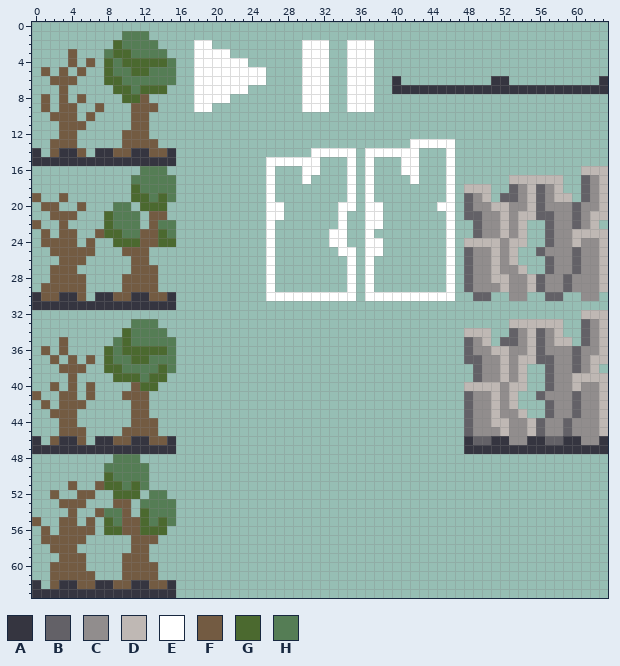
A pixel-art file gets an edit: NonUnitySources/Aseprite/Sprites Assorted.aseprite. Above, as it was before the edit.
64x64 pixels, 1 frame.
Palette (. is transparent): A #353540  B #636167  C #918d8d  D #bfb8b4  E #ffffff  F #735b42  G #4b692f  H #557d55
Pixels before (only the part around the change), first column x 0:
 0 ................................................................
 1 ..........HHH...................................................
 2 .........GHHHH....EE..........EEE..EEE..........................
 3 ....F...HGGHHHH...EEEE........EEE..EEE..........................
 4 ....F.F.GHGGGGGH..EEEEEE......EEE..EEE..........................
 5 .F.F.F..GHHGGHHH..EEEEEEEE....EEE..EEE..........................
 6 ..FFF...GGHHHHHH..EEEEEEEE....EEE..EEE..A..........AA..........A
 7 ...F.....GGHGGG...EEEEEE......EEE..EEE..AAAAAAAAAAAAAAAAAAAAAAAA
 8 .F.F.F....GGF.....EEEE........EEE..EEE..........................
 9 .F.FF..F...FFF....EE..........EEE..EEE..........................
10 ..FFF.F....FF...................................................
11 ...FFF.....FF...................................................
12 ...FF.....FFF...................................................
13 ..FFF.....FFFF............................EEEEE.................
14 A.FAAF.AAFFAAFFA...............EEEEE.EEEEEE...E.................
15 AAAAAAAAAAAAAAAA..........EEEEEE...E.E...EE...E.................
16 ............HHH...........E...EE...E.E...EE...E..............DDD
17 ...........HHHHH..........E...E....E.E....E...E......DDDDDD..BCD
18 ...........GHHHH..........E........E.E........E.DDD..BCDBCD..BCD
19 F..F.......GGHGH..........E........E.E........E.BCD.BBCDBCDD.BCD
20 .FF..F...HH.GGG...........EE......EE.EE......EE.BCCDDCCDBCCCBCCD
21 ..FFF...GHHH.FF...........EE......E..EE.......E.BBCCDCDDBBCCBCDD
22 F..F....GHHH.FHH..........E.......E..EE.......E..BCCDCD..BCCBCD.
23 .F.FF..FGGHHFFGH..........E......EE..E........E..BCCDCD..BCCDDDD
24 .FFFF.F..GGGFFGG..........E......EE..EE.......E.DDDDCDD..BCCDCCD
25 ..FFFFF...FFF.............E.......EE.EE.......E.BCCDCD..BCCCBCCD
26 ...FFF.....FF.............E........E.E........E.BCCDCD...BCCBCCD
27 ..FFF......FFF............E........E.E........E.BCCDCCD..BCCBCCD
28 ..FFFF....FFFF............E........E.E........E.BCCDDCCDBCCBCCCD
29 .FFFFF....FFFF............E........E.E........E.BCCCDCCDBCCBCCCD
30 AFFAAF.AAFFAAFFA..........EEEEEEEEEE.EEEEEEEEEE..BB..CC..BB..CC.
31 AAAAAAAAAAAAAAAA................................................
32 .............................................................DDD
33 ...........HHH.......................................DDDDDD..BCD
34 ..........GHHHH.................................DDD..BCDBCD..BCD
35 ...F.....HGHHHHH................................BCD.BBCDBCDD.BCD
36 .F.F....GHGGGGGH................................BCCDDCCDBCCCBCCD
37 ..F.F.F.GHHGGHHH................................BBCCDCDDBBCCBCDD
38 ...FFF..GGHHHHGH.................................BCCDCD..BCCBCD.
39 ....F....GGGHGG..................................BCCDCD..BCCDDDD
40 ..F.F.F....FGG..................................DDDDCDD..BCCDCCD
41 F..FF.F...FFF...................................BCCDCD..BCCCBCCD
42 .F.FFF.....FF...................................BCCDCD...BCCBCCD
43 ..FFF......FF...................................BCCDCCD..BCCBCCD
44 ...FF......FFF..................................BCCDDCCDBCCBCCCD
45 ...FFF....FFFF..................................BCCCDCCDBCCBCCCD
46 A.FAAF.AAFFAAFFA................................ABBAACCAABBAACCA
47 AAAAAAAAAAAAAAAA................................AAAAAAAAAAAAAAAA
48 .........HHH....................................................
49 ........HHHHH...................................................
50 ........GHHHH...................................................
51 ....F..FGGHGH...................................................
52 ..F..FF..GGG.HH.................................................
53 ...FFF...FF.HHHH................................................
54 ....F..FHHF.GHHH................................................
55 F..FF.F.GHFFGHGH................................................
56 .F.FFFF.GGFFGGG.................................................
57 .FFFFF.....FFF..................................................
58 ..FFF......FF...................................................
59 ...FFF....FFF...................................................
60 ..FFFF....FFFF..................................................
61 ..FFFFF...FFFF..................................................
62 A.FAAFFAAFFAAFFA................................................
63 AAAAAAAAAAAAAAAA................................................
Once edited:
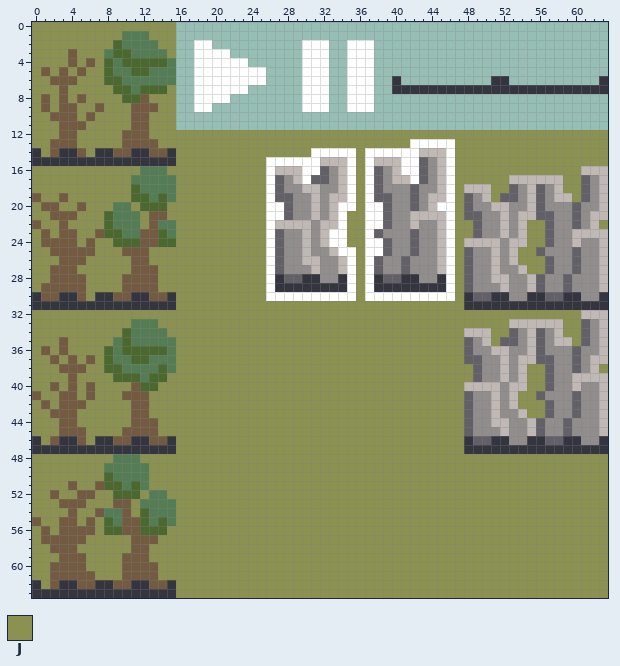
Colours new in this view: J #8b9150
Diff:
layer "Background" now shown
layer "Colliders" now shown
layer "Things being outlined" now shown
Changed rows in their new state; - is an unchanged pixel.
Layers "Things being outlined", "Colliders", "Background":
first column x 0:
 0 JJJJJJJJJJJJJJJJ------------------------------------------------
 1 JJJJJJJJJJ---JJJ------------------------------------------------
 2 JJJJJJJJJ-----JJ------------------------------------------------
 3 JJJJ-JJJ-------J------------------------------------------------
 4 JJJJ-J-J--------------------------------------------------------
 5 J-J-J-JJ--------------------------------------------------------
 6 JJ---JJJ--------------------------------------------------------
 7 JJJ-JJJJJ------J------------------------------------------------
 8 J-J-J-JJJJ---JJJ------------------------------------------------
 9 J-J--JJ-JJJ---JJ------------------------------------------------
10 JJ---J-JJJJ--JJJ------------------------------------------------
11 JJJ---JJJJJ--JJJ------------------------------------------------
12 JJJ--JJJJJ---JJJJJJJJJJJJJJJJJJJJJJJJJJJJJJJJJJJJJJJJJJJJJJJJJJJ
13 JJ---JJJJJ----JJJJJJJJJJJJJJJJJJJJJJJJJJJJ-----JJJJJJJJJJJJJJJJJ
14 -J----J---------JJJJJJJJJJJJJJJ-----J------DDD-JJJJJJJJJJJJJJJJJ
15 ----------------JJJJJJJJJJ------DDD-J-DDD--BCD-JJJJJJJJJJJJJJJJJ
16 JJJJJJJJJJJJ---JJJJJJJJJJJ-DDD--BCD-J-BCD--BCD-JJJJJJJJJJJJJJ---
17 JJJJJJJJJJJ-----JJJJJJJJJJ-BCD-BBCD-J-BCDD-BCD-JJJJJJ------JJ---
18 JJJJJJJJJJJ-----JJJJJJJJJJ-BCCDDCCD-J-BCCCBCCD-J---JJ------JJ---
19 -JJ-JJJJJJJ-----JJJJJJJJJJ-BBCCDCDD-J-BBCCBCDD-J---J--------J---
20 J--JJ-JJJ--J---JJJJJJJJJJJ--BCCDCD--J--BCCBCD--J----------------
21 JJ---JJJ----J--JJJJJJJJJJJ--BCCDCD-JJ--BCCDDDD-J----------------
22 -JJ-JJJJ----J---JJJJJJJJJJ-DDDDCDD-JJ--BCCDCCD-JJ------JJ------J
23 J-J--JJ---------JJJJJJJJJJ-BCCDCD--JJ-BCCCBCCD-JJ------JJ-------
24 J----J-JJ-------JJJJJJJJJJ-BCCDCD--JJ--BCCBCCD-J-------JJ-------
25 JJ-----JJJ---JJJJJJJJJJJJJ-BCCDCCD--J--BCCBCCD-J------JJ--------
26 JJJ---JJJJJ--JJJJJJJJJJJJJ-BCCDDCCD-J-BCCBCCCD-J------JJJ-------
27 JJ---JJJJJJ---JJJJJJJJJJJJ-BCCCDCCD-J-BCCBCCCD-J-------JJ-------
28 JJ----JJJJ----JJJJJJJJJJJJ-ABBAACCA-J-ABBAACCA-J----------------
29 J-----JJJJ----JJJJJJJJJJJJ-AAAAAAAA-J-AAAAAAAA-J----------------
30 ------J---------JJJJJJJJJJ----------J----------JA--AA--AA--AA--A
31 ----------------JJJJJJJJJJJJJJJJJJJJJJJJJJJJJJJJAAAAAAAAAAAAAAAA
32 JJJJJJJJJJJJJJJJJJJJJJJJJJJJJJJJJJJJJJJJJJJJJJJJJJJJJJJJJJJJJ---
33 JJJJJJJJJJJ---JJJJJJJJJJJJJJJJJJJJJJJJJJJJJJJJJJJJJJJ------JJ---
34 JJJJJJJJJJ-----JJJJJJJJJJJJJJJJJJJJJJJJJJJJJJJJJ---JJ------JJ---
35 JJJ-JJJJJ-------JJJJJJJJJJJJJJJJJJJJJJJJJJJJJJJJ---J--------J---
36 J-J-JJJJ--------JJJJJJJJJJJJJJJJJJJJJJJJJJJJJJJJ----------------
37 JJ-J-J-J--------JJJJJJJJJJJJJJJJJJJJJJJJJJJJJJJJ----------------
38 JJJ---JJ--------JJJJJJJJJJJJJJJJJJJJJJJJJJJJJJJJJ------JJ------J
39 JJJJ-JJJJ------JJJJJJJJJJJJJJJJJJJJJJJJJJJJJJJJJJ------JJ-------
40 JJ-J-J-JJJJ---JJJJJJJJJJJJJJJJJJJJJJJJJJJJJJJJJJ-------JJ-------
41 -JJ--J-JJJ---JJJJJJJJJJJJJJJJJJJJJJJJJJJJJJJJJJJ------JJ--------
42 J-J---JJJJJ--JJJJJJJJJJJJJJJJJJJJJJJJJJJJJJJJJJJ------JJJ-------
43 JJ---JJJJJJ--JJJJJJJJJJJJJJJJJJJJJJJJJJJJJJJJJJJ-------JJ-------
44 JJJ--JJJJJJ---JJJJJJJJJJJJJJJJJJJJJJJJJJJJJJJJJJ----------------
45 JJJ---JJJJ----JJJJJJJJJJJJJJJJJJJJJJJJJJJJJJJJJJ----------------
46 -J----J---------JJJJJJJJJJJJJJJJJJJJJJJJJJJJJJJJ----------------
47 ----------------JJJJJJJJJJJJJJJJJJJJJJJJJJJJJJJJ----------------
48 JJJJJJJJJ---JJJJJJJJJJJJJJJJJJJJJJJJJJJJJJJJJJJJJJJJJJJJJJJJJJJJ
49 JJJJJJJJ-----JJJJJJJJJJJJJJJJJJJJJJJJJJJJJJJJJJJJJJJJJJJJJJJJJJJ
50 JJJJJJJJ-----JJJJJJJJJJJJJJJJJJJJJJJJJJJJJJJJJJJJJJJJJJJJJJJJJJJ
51 JJJJ-JJ------JJJJJJJJJJJJJJJJJJJJJJJJJJJJJJJJJJJJJJJJJJJJJJJJJJJ
52 JJ-JJ--JJ---J--JJJJJJJJJJJJJJJJJJJJJJJJJJJJJJJJJJJJJJJJJJJJJJJJJ
53 JJJ---JJJ--J----JJJJJJJJJJJJJJJJJJJJJJJJJJJJJJJJJJJJJJJJJJJJJJJJ
54 JJJJ-JJ----J----JJJJJJJJJJJJJJJJJJJJJJJJJJJJJJJJJJJJJJJJJJJJJJJJ
55 -JJ--J-J--------JJJJJJJJJJJJJJJJJJJJJJJJJJJJJJJJJJJJJJJJJJJJJJJJ
56 J-J----J-------JJJJJJJJJJJJJJJJJJJJJJJJJJJJJJJJJJJJJJJJJJJJJJJJJ
57 J-----JJJJJ---JJJJJJJJJJJJJJJJJJJJJJJJJJJJJJJJJJJJJJJJJJJJJJJJJJ
58 JJ---JJJJJJ--JJJJJJJJJJJJJJJJJJJJJJJJJJJJJJJJJJJJJJJJJJJJJJJJJJJ
59 JJJ---JJJJ---JJJJJJJJJJJJJJJJJJJJJJJJJJJJJJJJJJJJJJJJJJJJJJJJJJJ
60 JJ----JJJJ----JJJJJJJJJJJJJJJJJJJJJJJJJJJJJJJJJJJJJJJJJJJJJJJJJJ
61 JJ-----JJJ----JJJJJJJJJJJJJJJJJJJJJJJJJJJJJJJJJJJJJJJJJJJJJJJJJJ
62 -J--------------JJJJJJJJJJJJJJJJJJJJJJJJJJJJJJJJJJJJJJJJJJJJJJJJ
63 ----------------JJJJJJJJJJJJJJJJJJJJJJJJJJJJJJJJJJJJJJJJJJJJJJJJ
Where, in picture pixels (left, top, right, bottom), the same in both pictures:
added: (32, 22, 608, 598)
